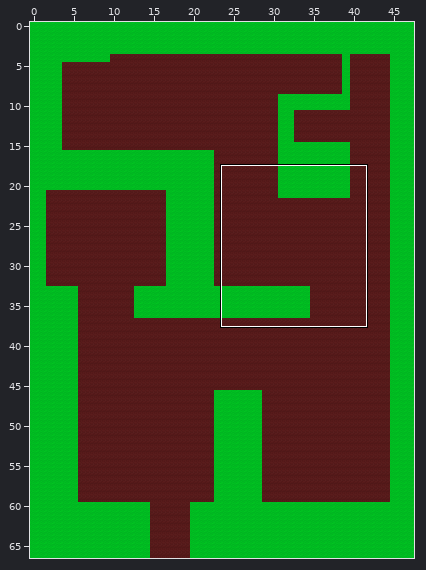
Tiled map -- assets/maps/forest.tmx. The first picture is a wide view before the edit; the outline marks the close-up.
Close-up. Old version:
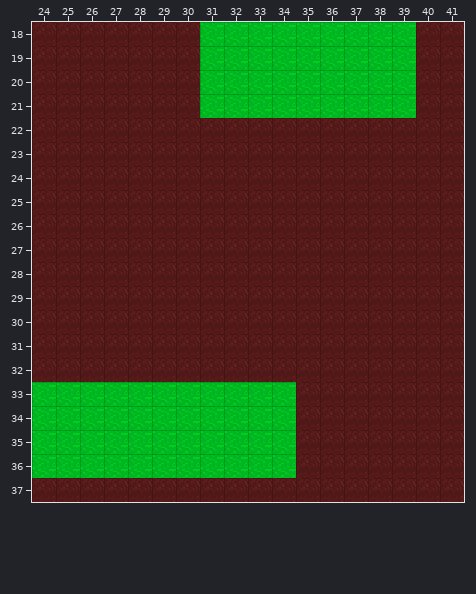
Cells are 16x16 px. Shown: x 24..41, y 18..37. The commit also changed other parts of the map, which this record leaves out.
The result:
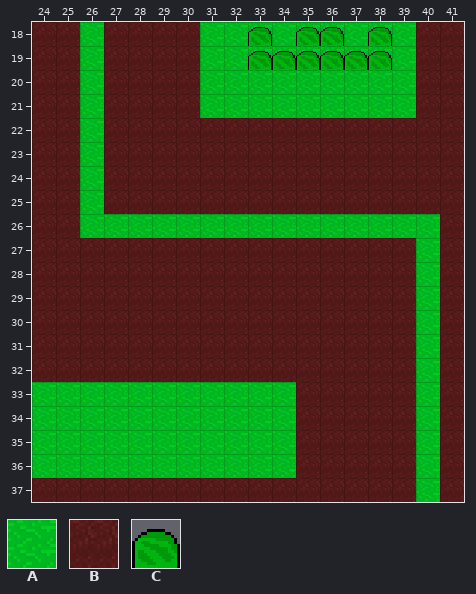
Key: from "edit_tileset": A 0, B 6, C 8.
_ is an empty cell.
Tiles replaced or removed in this view: B.
The exact change:
Changed rows in their new state; . is an unchanged cell.
Layer "layer_0":
first column x 26:
18 A..............
19 A..............
20 A..............
21 A..............
22 A..............
23 A..............
24 A..............
25 A..............
26 AAAAAAAAAAAAAAA
27 ..............A
28 ..............A
29 ..............A
30 ..............A
31 ..............A
32 ..............A
33 ..............A
34 ..............A
35 ..............A
36 ..............A
37 ..............A
Layer "layer_2":
first column x 33:
18 C.CC.C
19 CCCCCC
Where, in picture pixels (left, top, right, bottom), the same in both close-ups:
changed: (80, 22, 440, 502)
